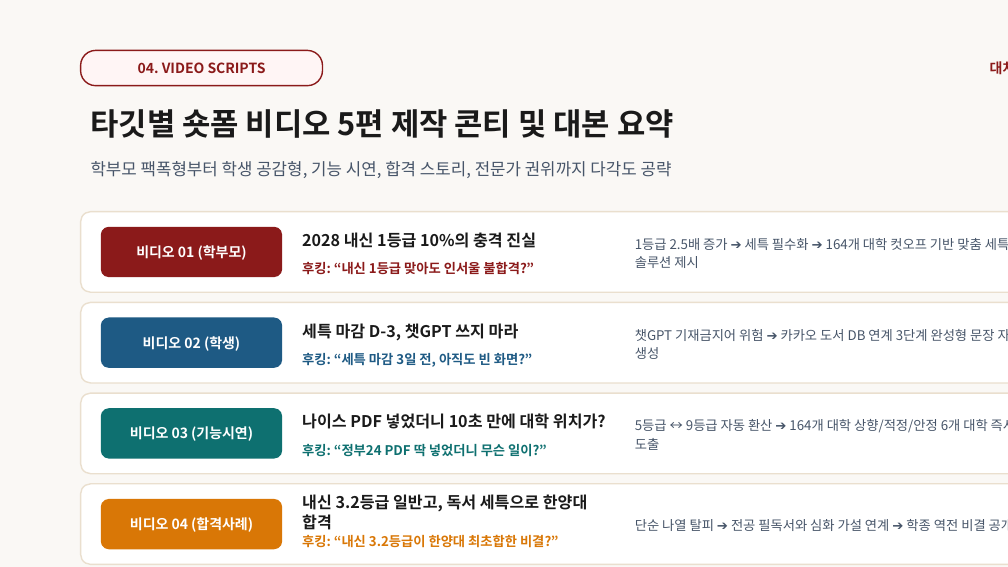
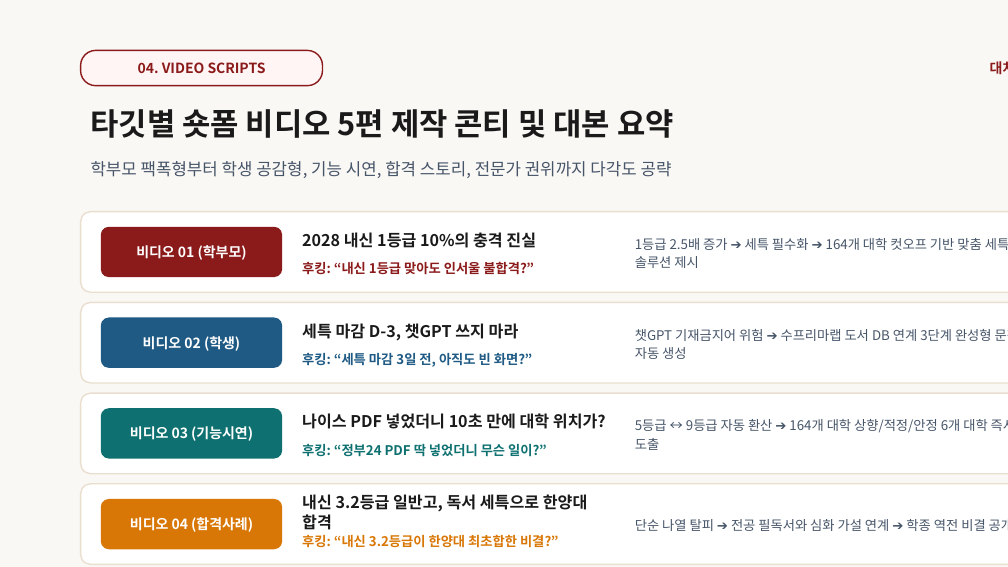
Before and after one commit to ipsicreator/consultant-app, a slide deck: slide 5 of public/guides/대치수프리마_나의입시멘토_B2C_개인사용자_마케팅_및_비디오홍보_계획서.pptx. Drawn at 1008x567 pixels with LibreOffice and Linux fonts; fonts in the diff are those of the drawing. Boxes give left, top, right and bottom in pixels: in the first picture for what was removed or moved away, otherwise in the second. Text is boxed around its words. In the diff, an @@ line names an element or a change of style, - is before the commit and + after.

Commit message:
refactor: 도서 DB 브랜드 표기 일원화 (카카오 ➔ 수프리마랩 도서 DB)

```diff
--- a/public/guides/대치수프리마_나의입시멘토_B2C_개인사용자_마케팅_및_비디오홍보_계획서.pptx
+++ b/public/guides/대치수프리마_나의입시멘토_B2C_개인사용자_마케팅_및_비디오홍보_계획서.pptx
@@ text at (635,329,1008,359): text changed @@
-챗GPT 기재금지어 위험 ➔ 카카오 도서 DB 연계 3단계 완성형 문장 자동 생성
+챗GPT 기재금지어 위험 ➔ 수프리마랩 도서 DB 연계 3단계 완성형 문장 자동 생성
```
Also in this commit, not shown: 4 other slides changed, 15 other files.
